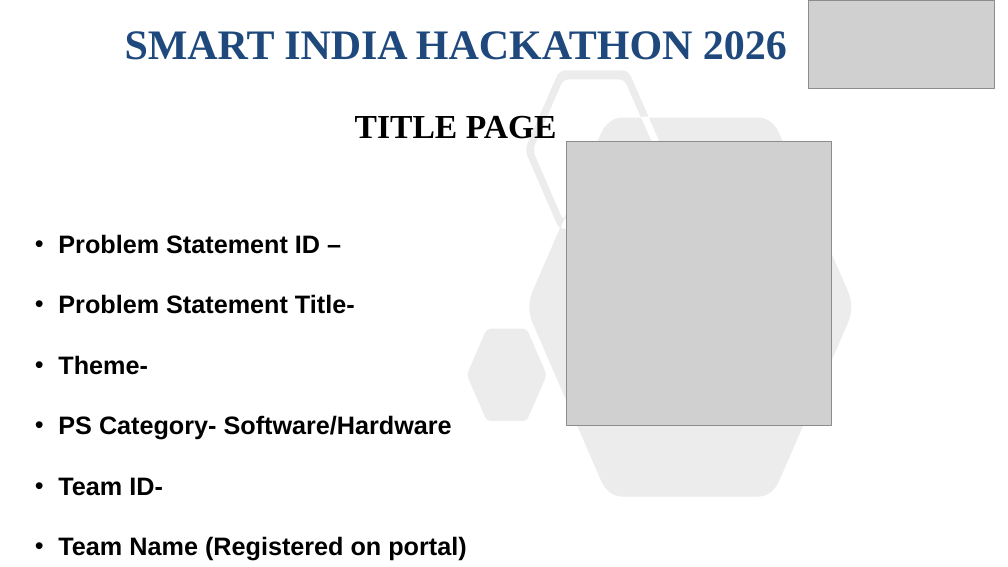
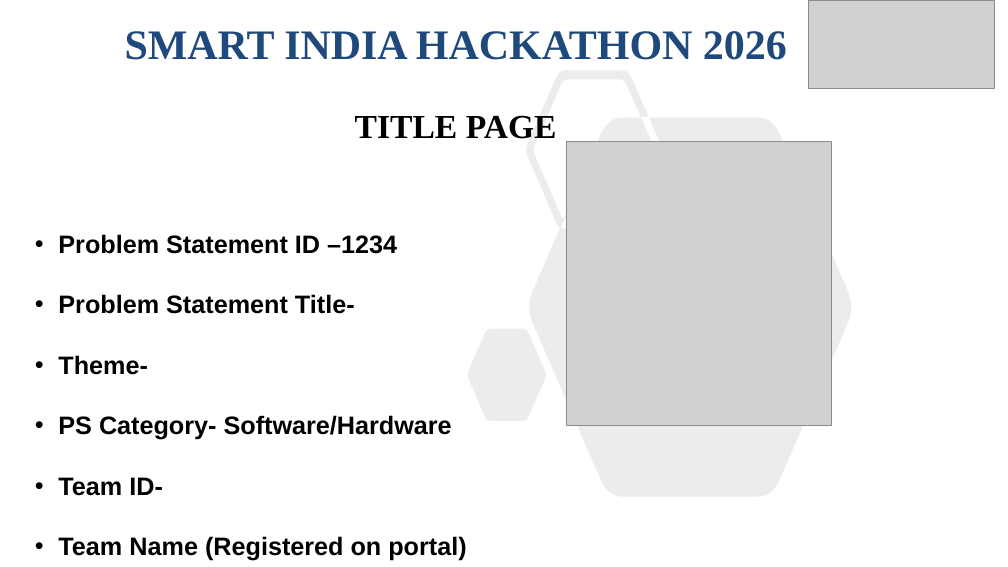
Before and after one commit to Sri-Ram143/SIH-2K26, a slide deck: slide 1 of SIH26036-PPT.pptx. Drawn at 1008x567 pixels with LibreOffice and Linux fonts; fonts in the diff are those of the drawing; grey boxes stand for pictures. Boxes give left, top, right and bottom in pixels: in the first picture for what was removed or moved away, otherwise in the second. Text is boxed around its words. In the diff, an @@ line names an element or a change of style, - is before the commit and + after.

Commit message:
kousalya test

```diff
--- a/SIH26036-PPT.pptx
+++ b/SIH26036-PPT.pptx
@@ text at (58, 234, 397, 254): text changed @@
-• Problem Statement ID –
+• Problem Statement ID –1234
```
